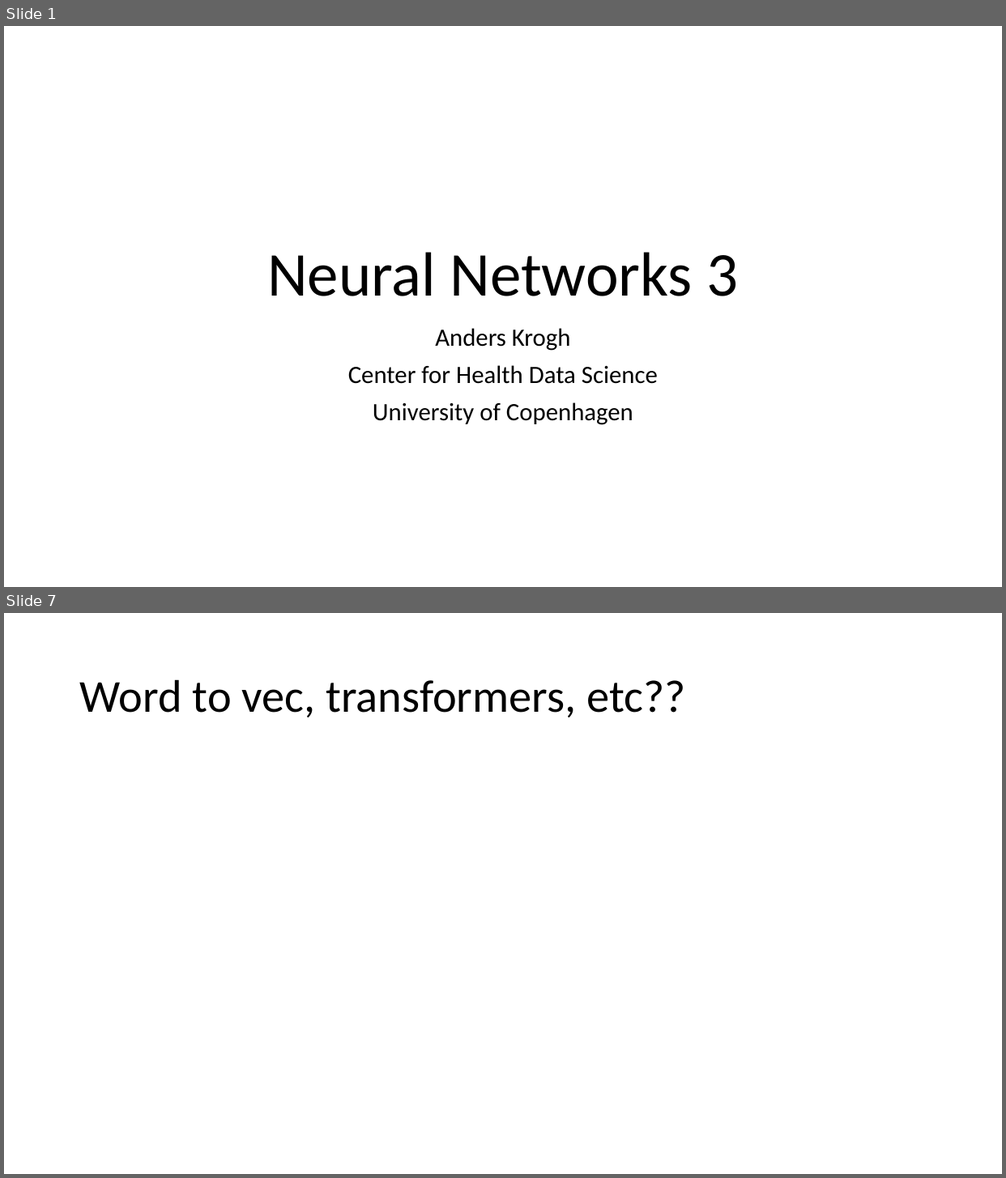
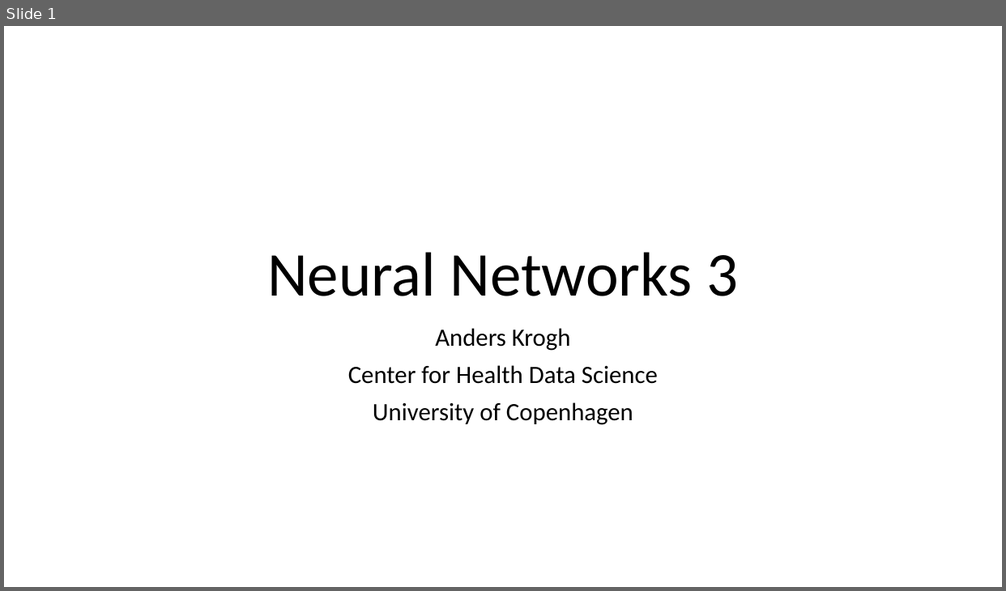
Before and after one commit to Center-for-Health-Data-Science/IntroToML, a slide deck: Day2/NNintro3.pptx. Shown one above the other, each under a label of ours: slides 1 and 7 before the commit, slide 1 after it; the slides between them are not shown. The pictures are 1006x1178 and 1006x591 pixels, drawn with LibreOffice and Linux fonts; fonts in the diff are those of the drawing. Boxes give left, top, right and bottom in pixels: in the first picture for what was removed or moved away, otherwise in the second. Text is boxed around its words. In the diff, an @@ line names an element or a change of style, - is before the commit and + after.

```diff
--- a/Day2/NNintro3.pptx
+++ b/Day2/NNintro3.pptx
@@ slide 7 removed at (x1=4, y1=613, x2=1002, y2=1174), background #FFFFFF @@
@@ title removed at (x1=80, y1=679, x2=685, y2=717) @@
-Word to vec, transformers, etc??
```
Also in this commit, not shown: 7 slides added, 5 other slides removed, 5 other files.
